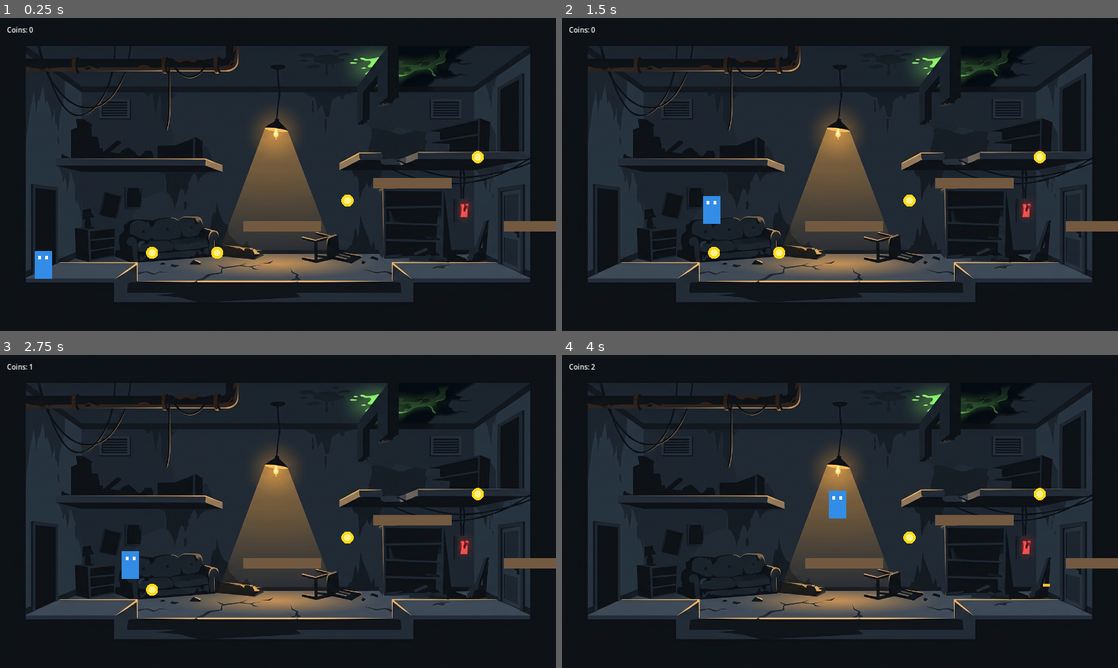
Above: before the commit, frames 1-4 (two rows, left to right).
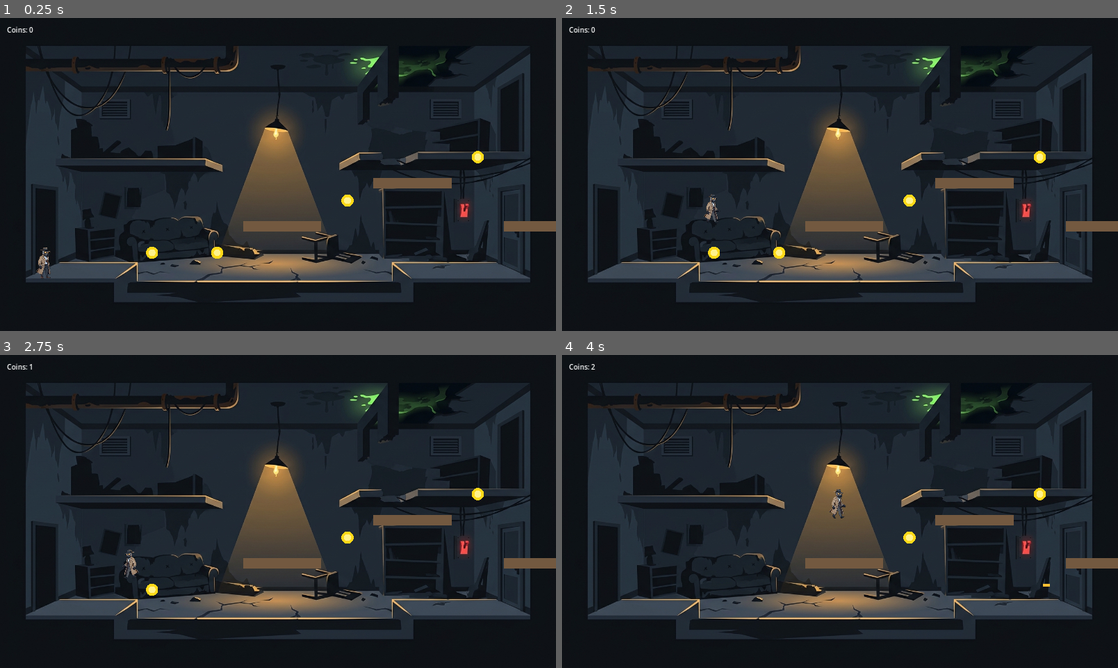
Above: after the commit, the same moments.

Repository: YasinmkDev/last-lantern
Game: Godot game, scene res://scenes/main.tscn
Two runs of this game, one before a commit and one after it. Both use one fixed random seed, a clock stepped at 60 frames per second and the inputs below.
Inputs:
- Up to frame 1 (0.25 s): no input
- Up to frame 2 (1.5 s): tap Enter at 0.5 s; hold S (crouch) 0.53-1.28 s; hold D (move_right) from 0.53 s (still down); tap Space (jump) at 0.77, 0.8, 1.07, 1.35 s
- Up to frame 3 (2.75 s): tap Space (jump) at 1.52, 1.82, 2.3 s; tap S (crouch) at 1.55 s; release D (move_right) at 2.03 s; hold A (move_left) from 2.03 s (still down); hold S (crouch) from 2.03 s (still down)
- Up to frame 4 (4 s): release A (move_left) at 2.78 s; release S (crouch) at 2.78 s; hold D (move_right) from 2.78 s (still down); tap X (shoot) at 2.85 s; tap Space (jump) at 3.02, 3.32, 3.77, 3.8 s; tap S (crouch) at 3.05 s; hold S (crouch) from 3.53 s (still down)

The runs differ from the first frame. In frame 1, 0.3% of the frame differs, in the area x 6-10%, y 73-84%; in frame 2, 0.3%; in frame 3, 0.3%; in frame 4, 0.3%.

Commit message:
Integrate detective hero: idle + 8-frame walk, jump pose, animated sprite

Diff:
--- /dev/null
+++ b/assets/character/detective_spriteframes.tres
@@ -0,0 +1,64 @@
+[gd_resource type="SpriteFrames" load_steps=10 format=3]
+
+[ext_resource type="Texture2D" path="res://assets/character/detective_idle.png" id="1_kakws"]
+[ext_resource type="Texture2D" path="res://assets/character/detective_walk4.png" id="2_ns6ht"]
+[ext_resource type="Texture2D" path="res://assets/character/detective_walk1.png" id="3_1rosx"]
+[ext_resource type="Texture2D" path="res://assets/character/detective_walk2.png" id="4_ccq2w"]
+[ext_resource type="Texture2D" path="res://assets/character/detective_walk3.png" id="5_hafku"]
+[ext_resource type="Texture2D" path="res://assets/character/detective_walk5.png" id="6_1feo4"]
+[ext_resource type="Texture2D" path="res://assets/character/detective_walk6.png" id="7_0swba"]
+[ext_resource type="Texture2D" path="res://assets/character/detective_walk7.png" id="8_eml05"]
+[ext_resource type="Texture2D" path="res://assets/character/detective_walk8.png" id="9_a5ehy"]
+
+[resource]
+animations = [{
+"frames": [],
+"loop": true,
+"name": &"default",
+"speed": 5.0
+}, {
+"frames": [{
+"duration": 1.0,
+"texture": ExtResource("1_kakws")
+}],
+"loop": true,
+"name": &"idle",
+"speed": 1.0
+}, {
+"frames": [{
+"duration": 1.0,
+"texture": ExtResource("2_ns6ht")
+}],
+"loop": true,
+"name": &"jump",
+"speed": 5.0
+}, {
+"frames": [{
+"duration": 1.0,
+"texture": ExtResource("3_1rosx")
+}, {
+"duration": 1.0,
+"texture": ExtResource("4_ccq2w")
+}, {
+"duration": 1.0,
+"texture": ExtResource("5_hafku")
+}, {
+"duration": 1.0,
+"texture": ExtResource("2_ns6ht")
+}, {
+"duration": 1.0,
+"texture": ExtResource("6_1feo4")
+}, {
+"duration": 1.0,
+"texture": ExtResource("7_0swba")
+}, {
+"duration": 1.0,
+"texture": ExtResource("8_eml05")
+}, {
+"duration": 1.0,
+"texture": ExtResource("9_a5ehy")
+}],
+"loop": true,
+"name": &"walk",
+"speed": 10.0
+}]
--- /dev/null
+++ b/make_spriteframes.gd
@@ -0,0 +1,23 @@
+extends SceneTree
+## One-off tool: builds the detective SpriteFrames resource from the sliced
+## frames in assets/character/. Run AFTER the editor has imported the PNGs:
+## godot --headless --path . -s make_spriteframes.gd
+## (NOT part of the game.)
+
+func _initialize() -> void:
+	var frames = SpriteFrames.new()
+	frames.add_animation("idle")
+	frames.set_animation_loop("idle", true)
+	frames.set_animation_speed("idle", 1.0)
+	frames.add_frame("idle", load("res://assets/character/detective_idle.png"))
+	frames.add_animation("walk")
+	frames.set_animation_loop("walk", true)
+	frames.set_animation_speed("walk", 10.0)
+	for i in range(1, 9):
+		frames.add_frame("walk", load("res://assets/character/detective_walk%d.png" % i))
+	frames.add_animation("jump")
+	frames.set_animation_loop("jump", true)
+	frames.add_frame("jump", load("res://assets/character/detective_walk4.png"))
+	ResourceSaver.save(frames, "res://assets/character/detective_spriteframes.tres")
+	print("spriteframes saved")
+	quit()
--- a/scenes/player.tscn
+++ b/scenes/player.tscn
@@ -1,6 +1,7 @@
-[gd_scene load_steps=4 format=3 uid="uid://lastlanternplayer"]
+[gd_scene load_steps=5 format=3 uid="uid://lastlanternplayer"]
 
 [ext_resource type="Script" path="res://scripts/player.gd" id="1"]
+[ext_resource type="SpriteFrames" path="res://assets/character/detective_spriteframes.tres" id="2"]
 
 [sub_resource type="RectangleShape2D" id="RectangleShape2D_body"]
 size = Vector2(40, 64)
@@ -20,19 +21,8 @@
 disabled = true
 shape = SubResource("RectangleShape2D_crouch")
 
-[node name="Visual" type="Node2D" parent="."]
-
-[node name="Body" type="ColorRect" parent="Visual"]
-position = Vector2(-20, -64)
-size = Vector2(40, 64)
-color = Color(0.2, 0.55, 0.9, 1)
-
-[node name="EyeLeft" type="ColorRect" parent="Visual"]
-position = Vector2(-12, -52)
-size = Vector2(6, 8)
-color = Color(1, 1, 1, 1)
-
-[node name="EyeRight" type="ColorRect" parent="Visual"]
-position = Vector2(4, -52)
-size = Vector2(6, 8)
-color = Color(1, 1, 1, 1)
+[node name="Visual" type="AnimatedSprite2D" parent="."]
+position = Vector2(0, -36)
+scale = Vector2(0.3, 0.3)
+sprite_frames = ExtResource("2")
+animation = &"idle"
--- a/scripts/player.gd
+++ b/scripts/player.gd
@@ -1,6 +1,7 @@
 extends CharacterBody2D
-## Placeholder hero. Swap the Visual ColorRects for real character sprites later
-## (see assets/README_ASSETS.md). Origin = feet.
+## Detective hero (assets/character/detective_*.png). Origin = feet.
+## The art faces the camera, so left/right movement does not turn the
+## sprite sideways; scale.x flipping mirrors only tiny asymmetries.
 ## Controls: move_left/move_right (A/D, arrows), jump (Space),
 ## crouch (S, Down), shoot (X). Touch controls will drive the same actions.
 
@@ -10,6 +11,7 @@
 const COYOTE_TIME = 0.1
 const JUMP_BUFFER = 0.1
 const SHOOT_COOLDOWN = 0.25
+const VISUAL_SCALE = 0.3
 
 var coyote_timer = 0.0
 var jump_buffer_timer = 0.0
@@ -21,6 +23,8 @@
 func _ready():
 	add_to_group("player")
 	spawn_position = global_position
+	$Visual.scale = Vector2(VISUAL_SCALE, VISUAL_SCALE)
+	$Visual.play("idle")
 
 func _physics_process(delta):
 	# --- Crouch: only on the floor; stand up only when headroom is clear.
@@ -34,7 +38,7 @@
 	velocity.x = direction * (CROUCH_SPEED if crouching else SPEED)
 	if direction != 0:
 		facing = sign(direction)
-		$Visual.scale.x = facing
+		$Visual.scale.x = facing * VISUAL_SCALE
 
 	# --- Gravity + coyote time.
 	if is_on_floor():
@@ -70,6 +74,11 @@
 
 	move_and_slide()
 
+	# --- Animation: walk when moving, idle when still, stride pose in air.
+	var anim = "jump" if not is_on_floor() else ("walk" if direction != 0 else "idle")
+	if $Visual.animation != anim:
+		$Visual.play(anim)
+
 func _set_crouch(state: bool):
 	if crouching == state:
 		return
@@ -77,7 +86,7 @@
 	$StandShape.disabled = state
 	$CrouchShape.disabled = not state
 	# Visual squashes around the feet (Visual origin = player origin = feet).
-	$Visual.scale.y = 0.5625 if state else 1.0
+	$Visual.scale.y = (0.5625 if state else 1.0) * VISUAL_SCALE
 
 func die():
 	# Placeholder death: respawn at spawn point. Replace with real
--- a/test_player.gd
+++ b/test_player.gd
@@ -35,6 +35,7 @@
 				Input.action_release("move_right")
 				_check("move_right increases x", player.global_position.x > start_x + 100)
 				_check("facing right", player.facing == 1)
+				_check("walk animation while moving", str(player.get_node("Visual").animation) == "walk")
 				Input.action_press("move_left")
 				phase = 2
 		2: # move left 60 frames
@@ -43,20 +44,26 @@
 				_check("move_left decreases x", player.global_position.x < start_x + 100)
 				_check("facing left", player.facing == -1)
 				phase = 3
-		3: # wait for landing, then jump
+		3: # wait for landing, then stand still a few frames
 			if player.is_on_floor():
-				Input.action_press("jump")
-				phase = 4
+				phase = 30
+				frame = 0
 			elif frame > 400:
 				_check("player on floor before jump", false)
 				_finish()
 				return true
+		30: # idle check after the animation has had ticks to switch
+			if frame > 5:
+				_check("idle animation when still", str(player.get_node("Visual").animation) == "idle")
+				Input.action_press("jump")
+				phase = 4
 		4:
 			Input.action_release("jump")
 			phase = 5
 		5: # airborne check after 15 frames
 			if frame > 0 and player.global_position.y < 595:
 				_check("jump leaves ground", true)
+				_check("jump animation in air", str(player.get_node("Visual").animation) == "jump")
 				phase = 6
 			elif frame > 300:
 				_check("jump leaves ground", false)
@@ -75,7 +82,8 @@
 				_check("crouch flag", player.crouching)
 				_check("stand shape disabled while crouched", player.get_node("StandShape").disabled)
 				_check("crouch shape enabled while crouched", not player.get_node("CrouchShape").disabled)
-				_check("visual squashed", abs(player.get_node("Visual").scale.y - 0.5625) < 0.01)
+				# squash 0.5625 x base visual scale 0.3
+				_check("visual squashed", abs(player.get_node("Visual").scale.y - 0.16875) < 0.01)
 				Input.action_release("crouch")
 				phase = 8
 				frame = 0
Binary file added: assets/character/detective_idle.png
Not shown, added: assets/character/detective_idle.png.import
Binary file added: assets/character/detective_sheet.png
Not shown, added: assets/character/detective_sheet.png.import
Binary file added: assets/character/detective_walk1.png
Not shown, added: assets/character/detective_walk1.png.import
Binary file added: assets/character/detective_walk2.png
Not shown, added: assets/character/detective_walk2.png.import
Binary file added: assets/character/detective_walk3.png
Not shown, added: assets/character/detective_walk3.png.import
Binary file added: assets/character/detective_walk4.png
Not shown, added: assets/character/detective_walk4.png.import
(and 9 more such lines)
